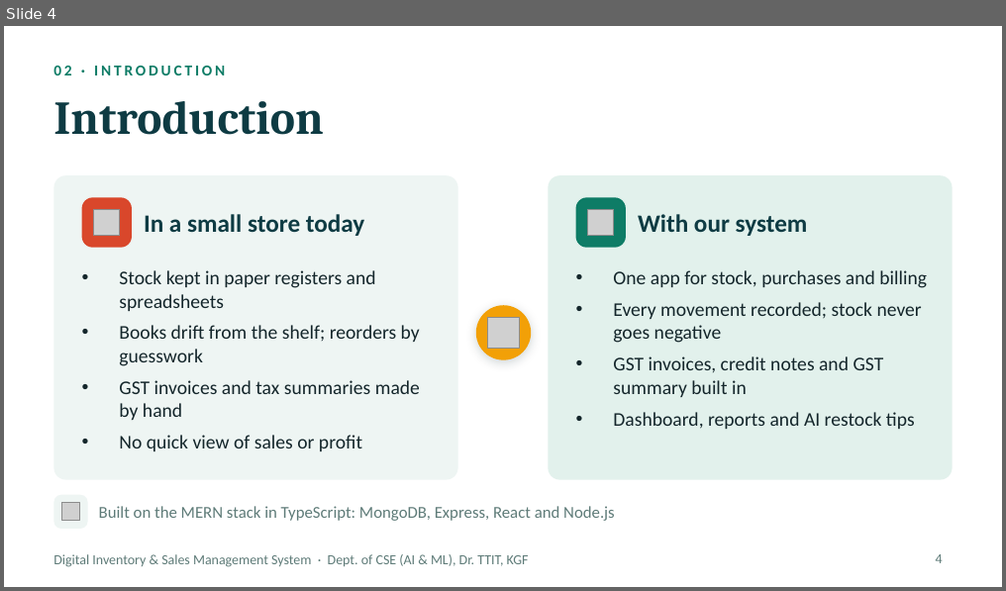
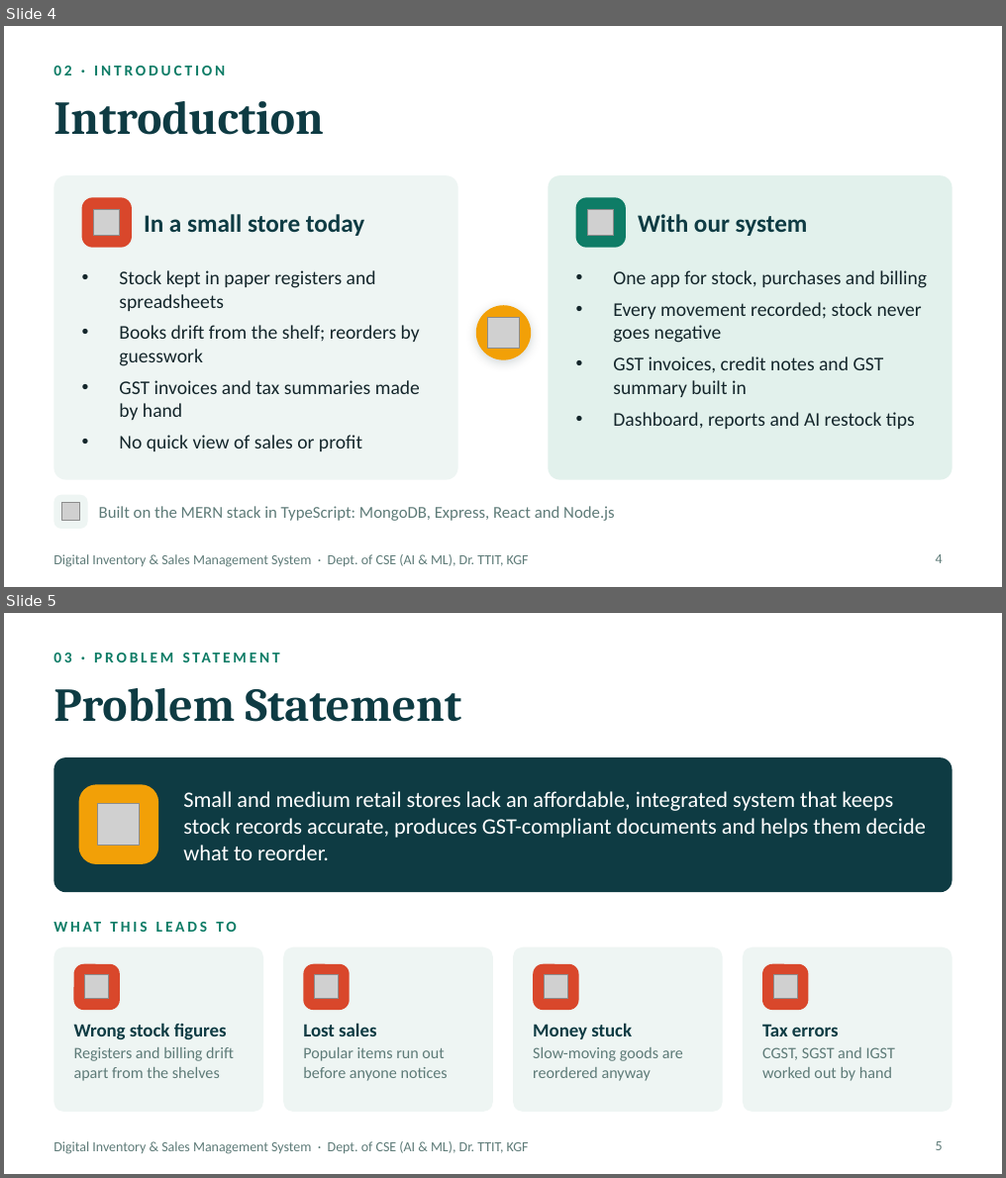
Before and after one commit to NICTOGEN007/inventorymanagement, a slide deck: docs/presentation/Inventory_Management_First_Review.pptx. Shown one above the other, each under a label of ours: slide 4 before the commit, slides 4 and 5 after it. The pictures are 1006x591 and 1006x1178 pixels, drawn with LibreOffice and Linux fonts; fonts in the diff are those of the drawing; grey boxes stand for pictures. Boxes give left, top, right and bottom in pixels: in the first picture for what was removed or moved away, otherwise in the second. Text is boxed around its words. In the diff, an @@ line names an element or a change of style, - is before the commit and + after.

```diff
--- a/docs/presentation/Inventory_Management_First_Review.pptx
+++ b/docs/presentation/Inventory_Management_First_Review.pptx
@@ slide 5 added at [4,613,1002,1174], background #FFFFFF; not listed: 1 template element that a slide beside it also shows @@
@@ text added at [54,643,652,670], 11 pt, text #0E7C66, bold @@
+03 · PROBLEM STATEMENT
@@ title added at [54,688,462,722], 34 pt, text #0E3B43, bold @@
+Problem Statement
@@ rounded rectangle added at [54,758,952,892], fill #0E3B43 @@
@@ rounded rectangle added at [79,784,158,864], fill #F2A007 @@
@@ picture added at [98,804,140,846] @@
@@ text added at [183,791,926,861], 16 pt, text #FFFFFF @@
+Small and medium retail stores lack an affordable, integrated system that keeps stock records accurate, produces GST-compliant documents and helps them decide what to reorder.
@@ text added at [54,912,453,941], 11 pt, text #0E7C66, bold @@
+WHAT THIS LEADS TO
@@ rounded rectangle added at [54,948,263,1112], fill #EEF5F3 @@
@@ rounded rectangle added at [74,964,120,1010], fill #D9472B @@
@@ rounded rectangle added at [283,948,493,1112], fill #EEF5F3 @@
@@ rounded rectangle added at [303,964,350,1010], fill #D9472B @@
@@ rounded rectangle added at [513,948,723,1112], fill #EEF5F3 @@
@@ rounded rectangle added at [533,964,579,1010], fill #D9472B @@
@@ rounded rectangle added at [743,948,952,1112], fill #EEF5F3 @@
@@ rounded rectangle added at [762,964,808,1010], fill #D9472B @@
@@ picture added at [85,975,109,999] @@
@@ picture added at [314,975,339,999] @@
@@ picture added at [544,975,568,999] @@
@@ picture added at [773,975,797,999] @@
@@ text added at [74,1023,234,1081], 11.5 pt, text #5E7B78 @@
+Wrong stock figures
+Registers and billing drift apart from the shelves
@@ text added at [303,1023,448,1081], 11.5 pt, text #5E7B78 @@
+Lost sales
+Popular items run out before anyone notices
@@ text added at [533,1023,683,1081], 11.5 pt, text #5E7B78 @@
+Money stuck
+Slow-moving goods are reordered anyway
@@ text added at [762,1024,895,1081], 11.5 pt, text #5E7B78 @@
+Tax errors
+CGST, SGST and IGST worked out by hand
@@ page number added at [936,1142,943,1151], 10 pt, text #5E7B78 @@
+5
```
Also in this commit, not shown: 3 slides changed, 11 other slides added, 1 slide removed.
